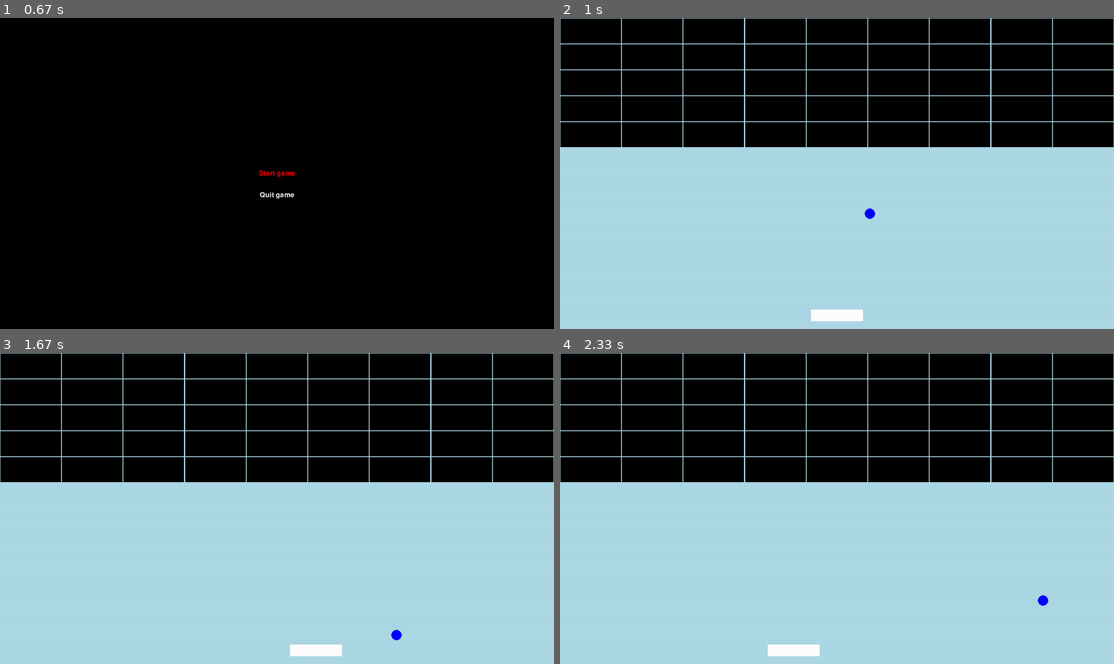
Above: before the commit, frames 1-4 (two rows, left to right).
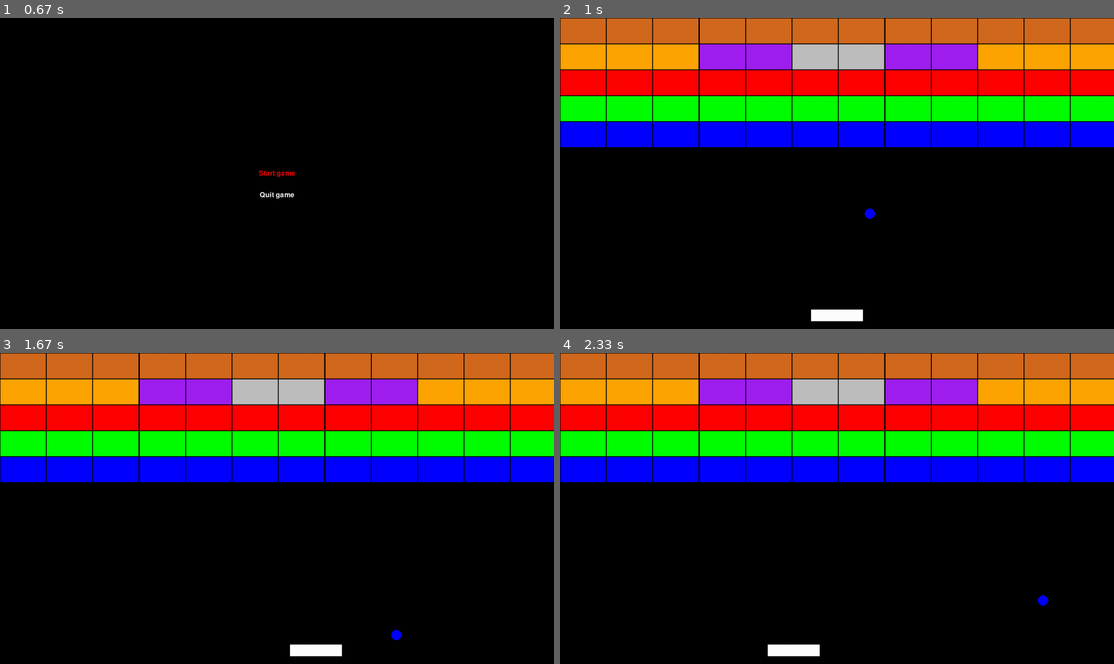
Above: after the commit, the same moments.

Repository: GuilhermeJuventino/Breakout-Pygame
Game: pygame game, started from main.py
The game is run twice, just before and just after one commit, with the same random seed, the same clock (stepped at 60 frames per second) and the same inputs.
Inputs:
- Up to frame 1 (0.67 s): tap Enter at 0.33 s
- Up to frame 2 (1 s): tap Enter at 0.67 s
- Up to frame 3 (1.67 s): hold Right 1-1.47 s; hold Left from 1.5 s (still down)
- Up to frame 4 (2.33 s): release Left at 2.03 s; hold Left from 2.07 s (still down)

Frame 1 is identical in both runs. In frame 2, 99% of the frame differs, in the area x 0-100%, y 0-100%; in frame 3, 99%; in frame 4, 99%.

Commit message:
Added colors to the blocks

Diff:
--- a/constants.py
+++ b/constants.py
@@ -22,10 +22,10 @@
     "3": "red",
     "4": "orange",
     "5": "purple",
-    "6": "bronze",
+    "6": "chocolate",
     "7": "grey"
 }
 
 GAP_SIZE = 2
-BLOCK_WIDTH = WIDTH / len(BLOCK_MAP) - GAP_SIZE
+BLOCK_WIDTH = WIDTH / len(BLOCK_MAP) - 35 - GAP_SIZE
 BLOCK_HEIGHT = HEIGHT / len(BLOCK_MAP[0]) - GAP_SIZE
--- a/elements/block.py
+++ b/elements/block.py
@@ -7,5 +7,11 @@
 class Block(BaseObject):
     def __init__(self, block_type, pos):
         super(Block, self).__init__()
+        self.type = block_type
+        self.color = c.COLOR_LEGEND[self.type]
         self.image = pygame.Surface((c.BLOCK_WIDTH, c.BLOCK_HEIGHT))
+        self.image.fill(self.color)
         self.rect = self.image.get_rect(topleft=pos)
+
+    def draw(self, window):
+        pygame.draw.rect(window, pygame.Color(self.color), self.rect)
--- a/states/gameplay.py
+++ b/states/gameplay.py
@@ -32,8 +32,9 @@
             if self.ball.rect.colliderect(block):
                 block.kill()
 
+
     def draw(self, window):
-        window.fill(pygame.Color("lightblue"))
+        window.fill(pygame.Color("black"))
         self.player.draw(window)
         self.block_group.draw(window)
         self.ball.draw(window)
Not shown, changed: todo
